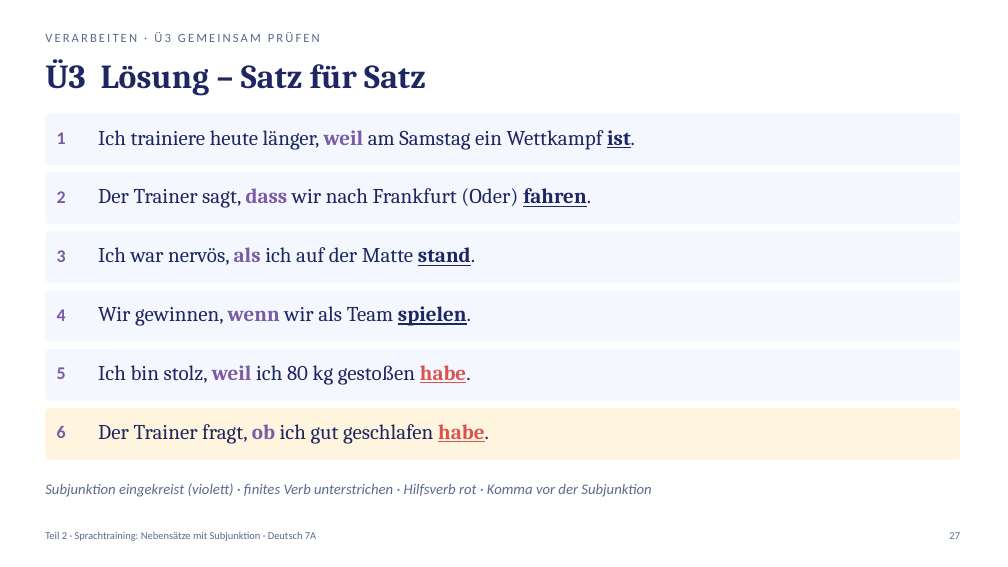
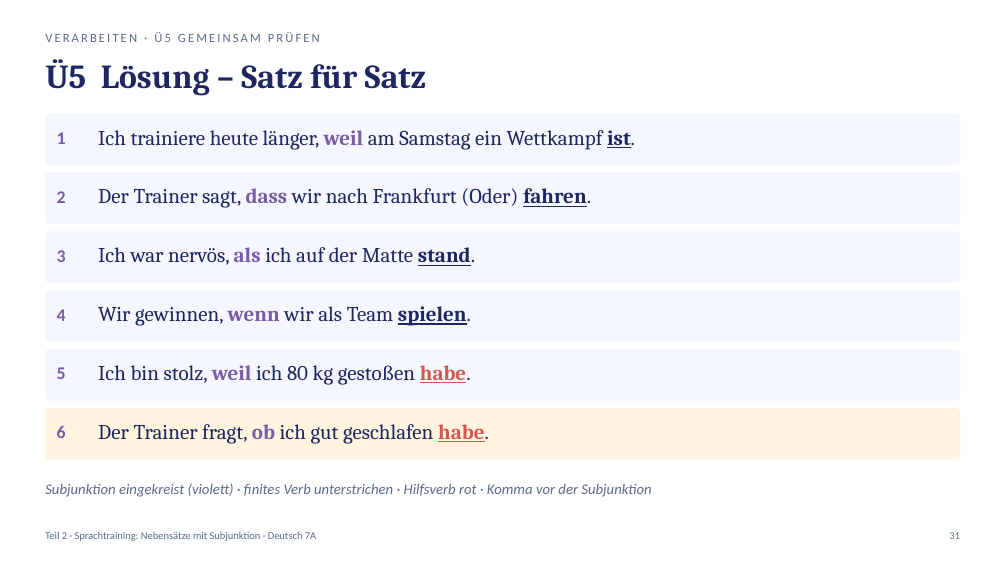
Before and after one commit to golzkonstantin-gif/Schule, a slide deck: slide 31 of Deutsch_7A/Balladen/Woche2/Mittwoch_04-11_Deutsch_7A.pptx (slide 27 before the commit). Drawn at 1008x567 pixels with LibreOffice and Linux fonts; fonts in the diff are those of the drawing. Boxes give left, top, right and bottom in pixels: in the first picture for what was removed or moved away, otherwise in the second. Text is boxed around its words. In the diff, an @@ line names an element or a change of style, - is before the commit and + after.

```diff
--- a/Deutsch_7A/Balladen/Woche2/Mittwoch_04-11_Deutsch_7A.pptx
+++ b/Deutsch_7A/Balladen/Woche2/Mittwoch_04-11_Deutsch_7A.pptx
@@ text at bbox=[45, 59, 427, 96]: text changed @@
-Ü3 Lösung – Satz für Satz
+Ü5 Lösung – Satz für Satz
@@ text at bbox=[45, 32, 320, 42]: text changed @@
-VERARBEITEN · Ü3 GEMEINSAM PRÜFEN
+VERARBEITEN · Ü5 GEMEINSAM PRÜFEN
@@ text at bbox=[949, 532, 960, 539]: text changed @@
-27
+31
```
Also in this commit, not shown: 25 other slides changed, 4 slides added, 2 slides removed, 24 other files.
